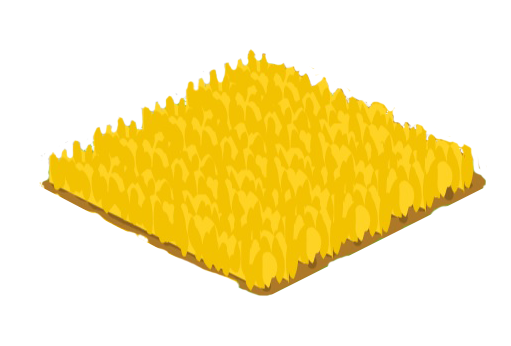
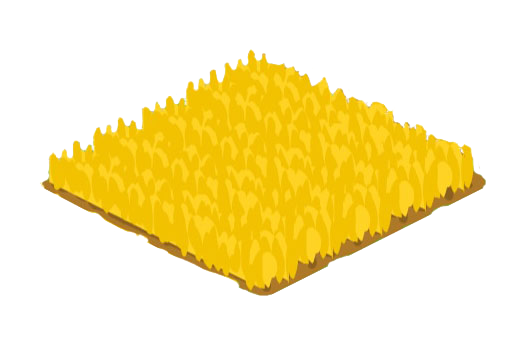
Layered file, before and after one edit (511x346). Changes by layer:
renamed "圖層 2" to "圖層 0", painted on it, masked it over [39, 48, 487, 297]
